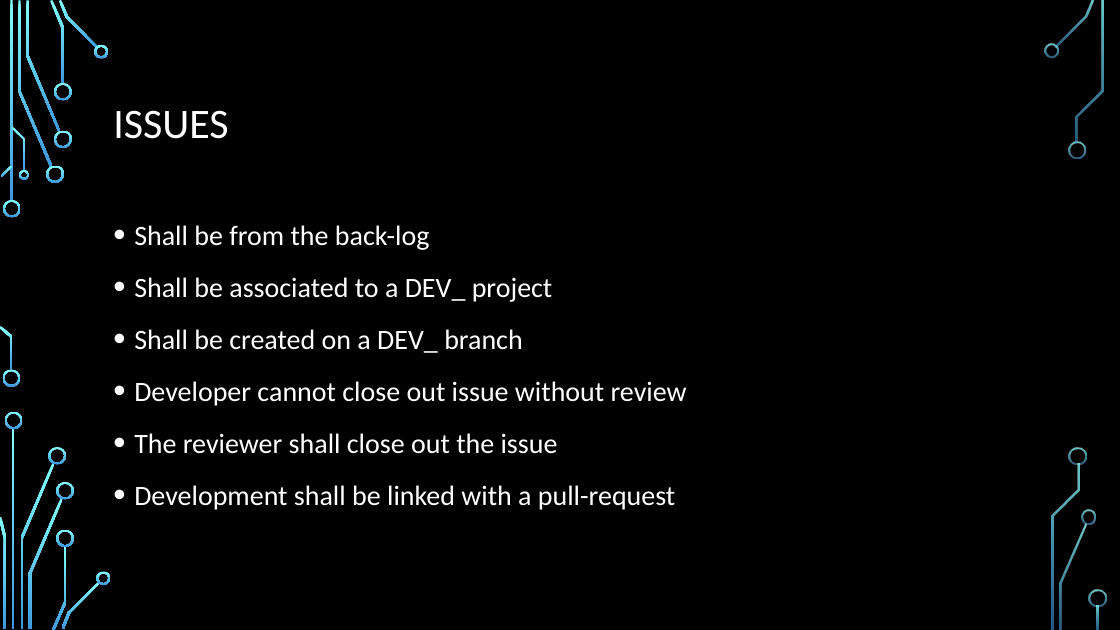
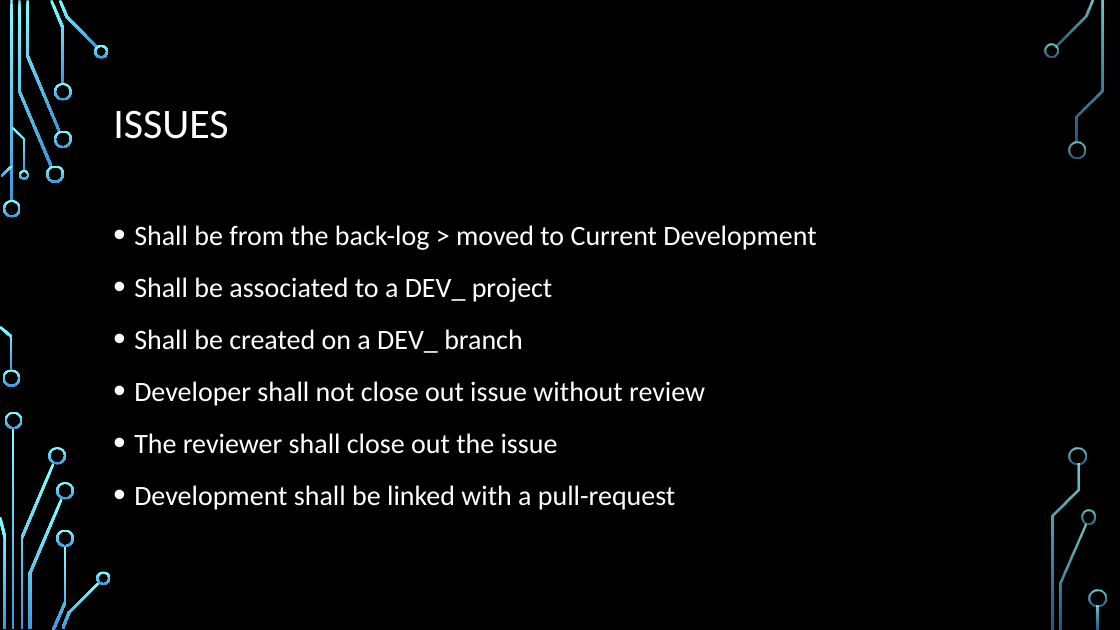
Before and after one commit to Ndig-BRO/DEV_training, a slide deck: slide 6 of BREAULT SWD TRAINING.pptx. Drawn at 1120x630 pixels with LibreOffice and Linux fonts; fonts in the diff are those of the drawing; background and template pictures are left out. Boxes give left, top, right and bottom in pixels: in the first picture for what was removed or moved away, otherwise in the second. Text is boxed around its words. In the diff, an @@ line names an element or a change of style, - is before the commit and + after.

```diff
--- a/BREAULT SWD TRAINING.pptx
+++ b/BREAULT SWD TRAINING.pptx
@@ text at <box>134,225,816,250</box>: text changed @@
-• Shall be from the back-log
+• Shall be from the back-log > moved to Current Development
@@ text at <box>134,381,705,406</box>: text changed @@
-• Developer cannot close out issue without review
+• Developer shall not close out issue without review
```
Also in this commit, not shown: 6 other slides changed, 6 slides added, 2 slides removed.
